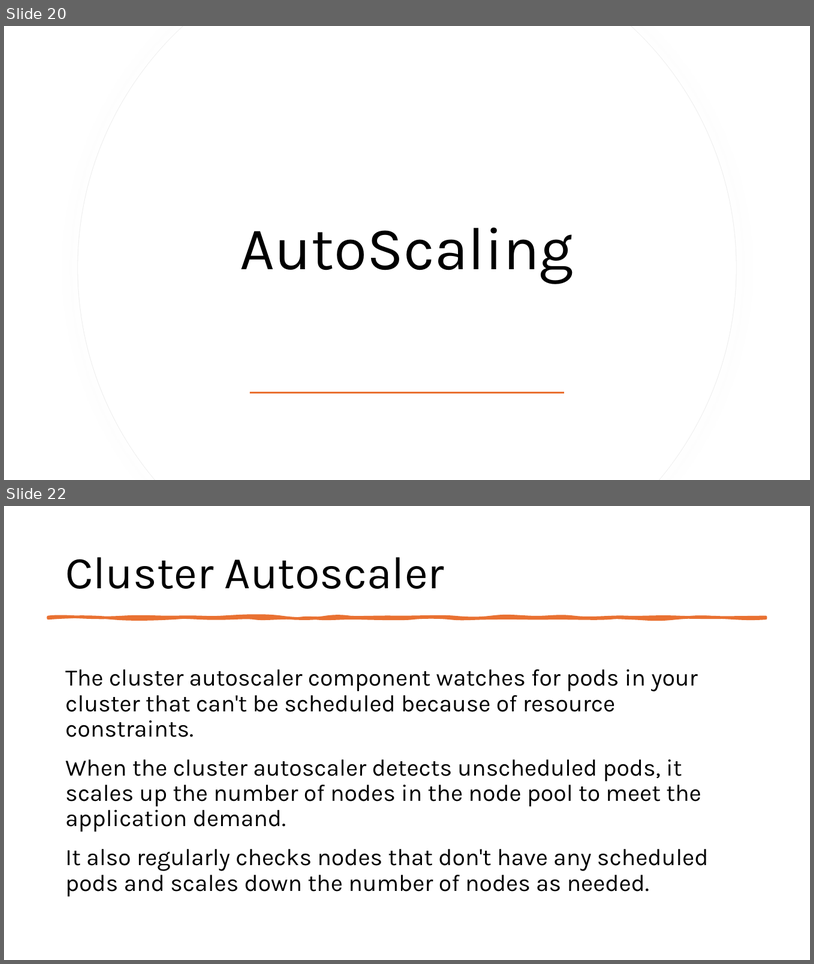
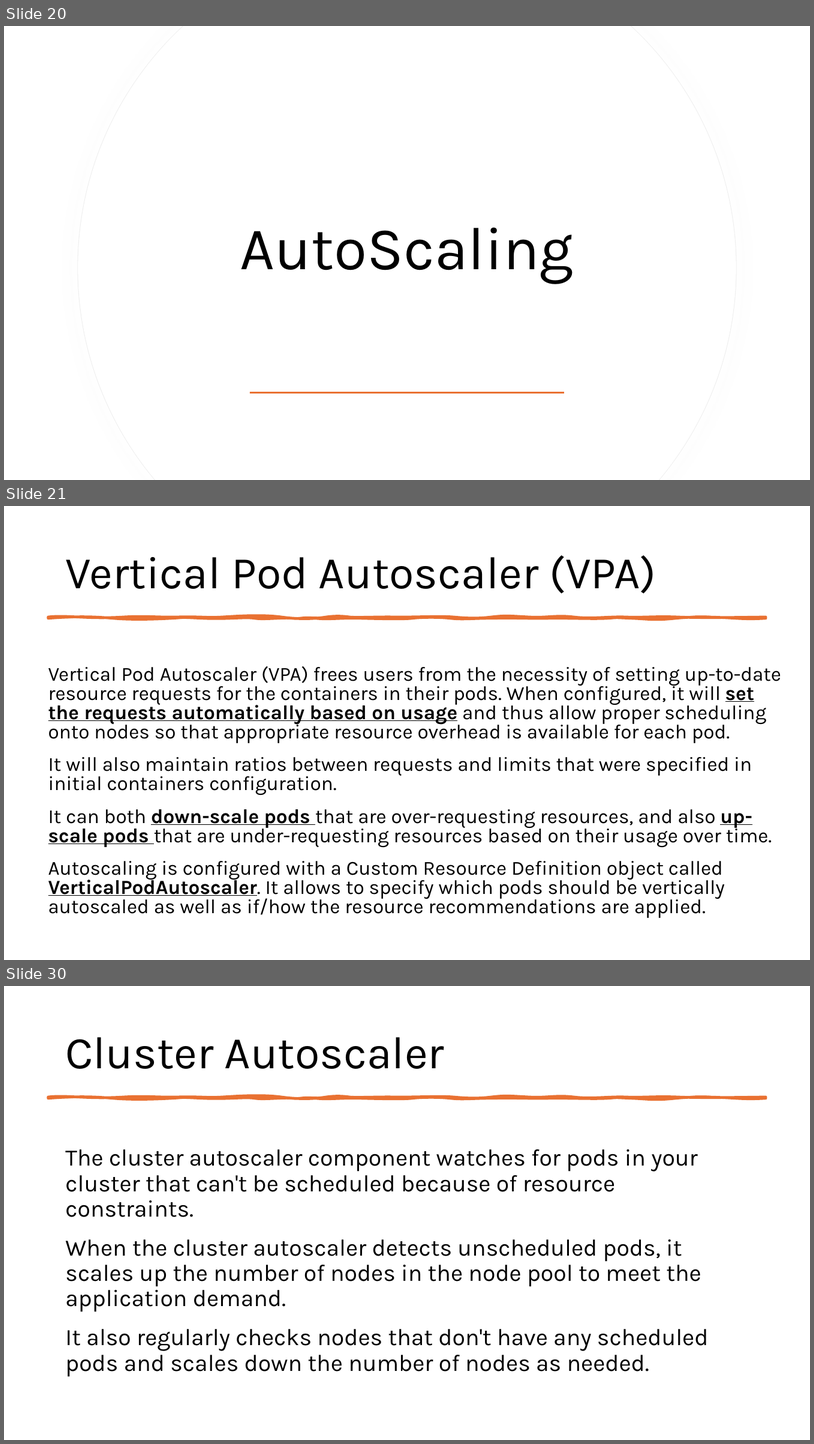
Before and after one commit to fhbilgen/AKSWorkshop, a slide deck: AKS_02_Node_Pools.pptx. Shown one above the other, each under a label of ours: slides 20 and 22 before the commit, slides 20, 21 and 30 after it; the slides between them are not shown. The pictures are 814x964 and 814x1444 pixels, drawn with LibreOffice and Linux fonts; fonts in the diff are those of the drawing. Boxes give left, top, right and bottom in pixels: in the first picture for what was removed or moved away, otherwise in the second. Text is boxed around its words. In the diff, an @@ line names an element or a change of style, - is before the commit and + after.

```diff
--- a/AKS_02_Node_Pools.pptx
+++ b/AKS_02_Node_Pools.pptx
@@ slide 21 added at <box>4,506,810,960</box>, background #FFFFFF @@
@@ title added at <box>65,555,656,594</box>, 54 pt, text #000000 @@
+Vertical Pod Autoscaler (VPA)
@@ freeform shape added at <box>48,617,766,618</box>, fill #E97132, outline #E97132 3.25 pt @@
@@ text added at <box>48,666,782,918</box>, 23.8 pt, text #000000 @@
+Vertical Pod Autoscaler (VPA) frees users from the necessity of setting up-to-date resource requests for the containers in their pods. When configured, it will set the requests automatically based on usage and thus allow proper scheduling onto nodes so that appropriate resource overhead is available for each pod.
+It will also maintain ratios between requests and limits that were specified in initial containers configuration.
+It can both down-scale pods that are over-requesting resources, and also up-scale pods that are under-requesting resources based on their usage over time.
+Autoscaling is configured with a Custom Resource Definition object called VerticalPodAutoscaler. It allows to specify which pods should be vertically autoscaled as well as if/how the resource recommendations are applied.
@@ what was slide 22 is now slide 30 @@
```
Also in this commit, not shown: 1 slide changed, 7 other slides added, 7 other files.
